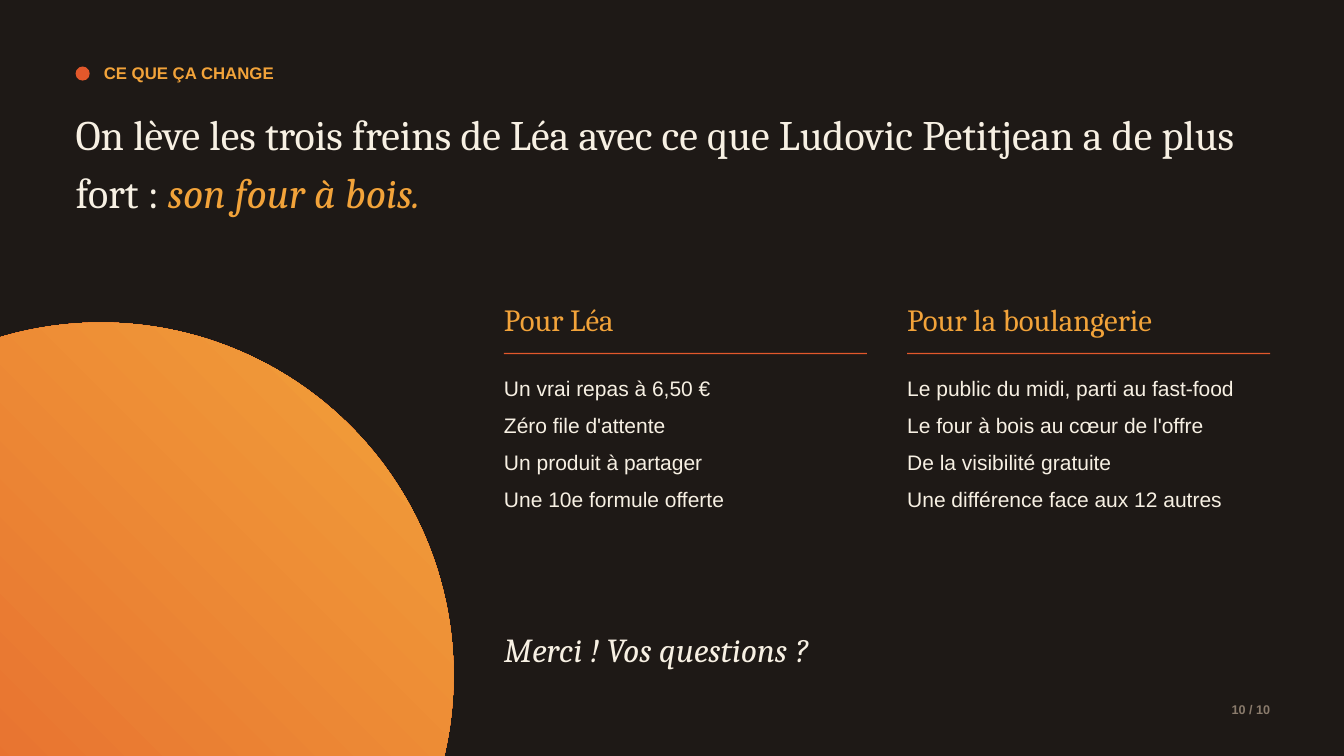
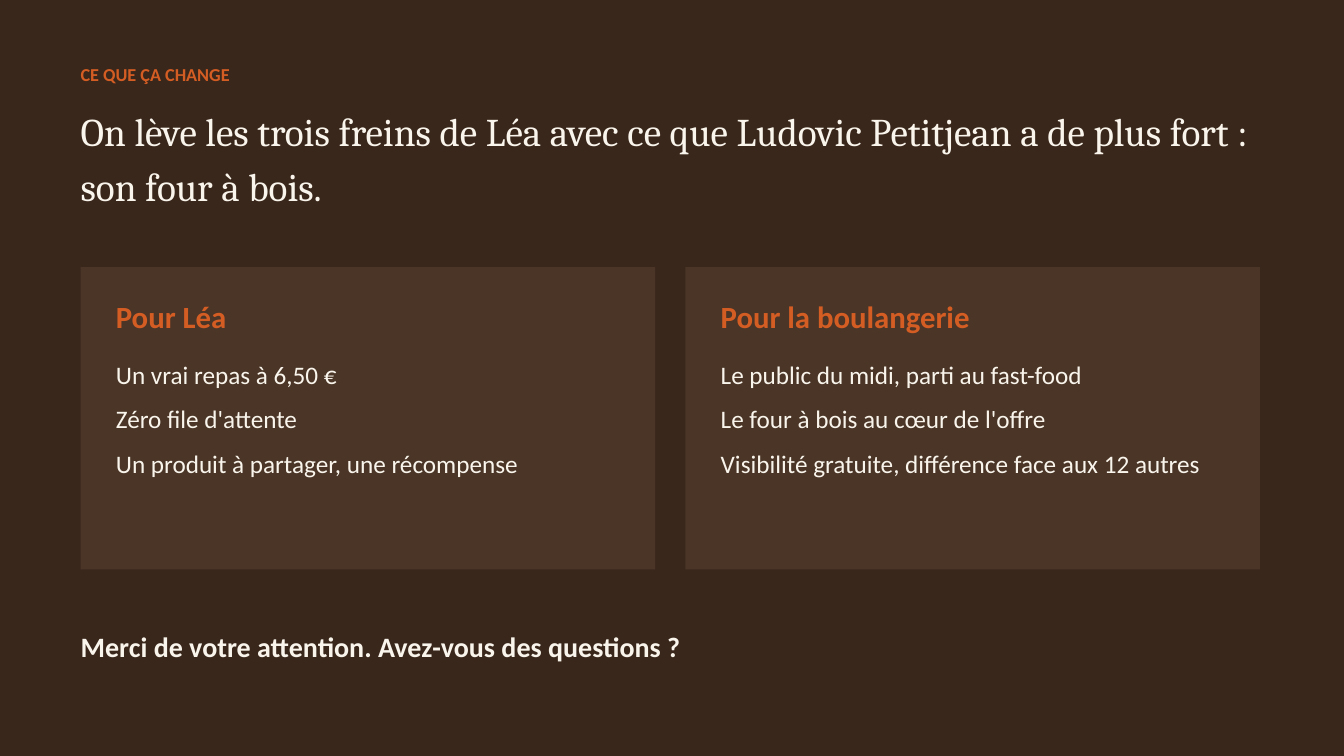
Before and after one commit to matheoguz/Devoir-TC-, a slide deck: slide 10 of design-thinking-petitjean/Le-Ptit-Feu-diapo.pptx. Drawn at 1344x756 pixels with LibreOffice and Linux fonts; fonts in the diff are those of the drawing. Boxes give left, top, right and bottom in pixels: in the first picture for what was removed or moved away, otherwise in the second. Text is boxed around its words. In the diff, an @@ line names an element or a change of style, - is before the commit and + after.

```diff
--- a/design-thinking-petitjean/Le-Ptit-Feu-diapo.pptx
+++ b/design-thinking-petitjean/Le-Ptit-Feu-diapo.pptx
@@ background #1E1916 to #3A271B @@
@@ ellipse removed at box(76, 67, 90, 81) @@
@@ text "CE QUE ÇA CHANGE": place and size @@
-text "CE QUE ÇA CHANGE" at box(104, 67, 274, 83)
+text "CE QUE ÇA CHANGE" at box(81, 69, 229, 84)
@@ text "CE QUE ÇA CHANGE" at box(81, 69, 229, 84): size 12 to 13 pt, font Arial to Calibri, text colour #F2A33A to #D45D24; line spacing 1.1 to 1.15 @@
@@ text "On lève les trois freins ..." at box(81, 118, 1229, 202): size 30 to 28 pt; text colour #F7F0E3 to #FAF5EC in "On lève les trois freins de Léa ..."; text colour #F2A33A to #FAF5EC, italic off in "son four à bois." @@
@@ rectangle added at box(81, 267, 655, 570), fill #4A3527 @@
@@ rectangle added at box(686, 267, 1260, 570), fill #4A3527 @@
@@ text "Pour Léa" at box(116, 307, 227, 328): font Cambria to Calibri, text colour #F2A33A to #D45D24, bold on; line spacing 1.1 to 1.15 @@
@@ text "Pour Léa": place and size @@
-text "Pour Léa" at box(504, 309, 613, 331)
+text "Pour Léa" at box(116, 307, 227, 328)
@@ text "Pour la boulangerie": place and size @@
-text "Pour la boulangerie" at box(907, 309, 1152, 338)
+text "Pour la boulangerie" at box(721, 306, 969, 333)
@@ text "Pour la boulangerie" at box(721, 306, 969, 333): font Cambria to Calibri, text colour #F2A33A to #D45D24, bold on; line spacing 1.1 to 1.15 @@
@@ ellipse removed at box(0, 323, 454, 756) @@
@@ text "Un vrai repas à 6,50 ...": place and size @@
-text "Un vrai repas à 6,50 ..." at box(504, 380, 724, 507)
+text "Un vrai repas à 6,50 ..." at box(116, 366, 518, 478)
@@ rectangle removed at box(504, 353, 867, 354) @@
@@ text "Le public du midi, parti ...": place and size @@
-text "Le public du midi, parti ..." at box(907, 380, 1234, 507)
+text "Le public du midi, parti ..." at box(721, 366, 1200, 478)
@@ rectangle removed at box(907, 353, 1270, 354) @@
@@ text at box(116, 366, 319, 428): size 15 to 18 pt, font Arial to Calibri, text colour #F7F0E3 to #FAF5EC in "Un vrai repas à 6,50 €", "Zéro file d'attente"; line spacing 1.1 to 1.05; more space between paragraphs @@
@@ text at box(721, 366, 1082, 428): size 15 to 18 pt, font Arial to Calibri, text colour #F7F0E3 to #FAF5EC in "Le public du midi, parti au fast-food", "Le four à bois au cœur de ..."; line spacing 1.1 to 1.05; more space between paragraphs @@
@@ text at box(116, 455, 518, 478): text changed; size 15 to 18 pt; font Arial to Calibri; text colour #F7F0E3 to #FAF5EC @@
-Un produit à partager
-Une 10e formule offerte
+Un produit à partager, une récompense
@@ text at box(721, 455, 1200, 478): text changed; size 15 to 18 pt; font Arial to Calibri; text colour #F7F0E3 to #FAF5EC @@
-De la visibilité gratuite
-Une différence face aux 12 autres
+Visibilité gratuite, différence face aux 12 autres
@@ text at box(81, 637, 661, 662): text changed; size 24 to 20 pt; font Cambria to Calibri; text colour #F7F0E3 to #FAF5EC; bold on; italic off @@
-Merci ! Vos questions ?
+Merci de votre attention. Avez-vous des questions ?
@@ text removed at box(1232, 705, 1270, 714) @@
-10 / 10
```
Also in this commit, not shown: 9 other slides changed, 3 other files.
